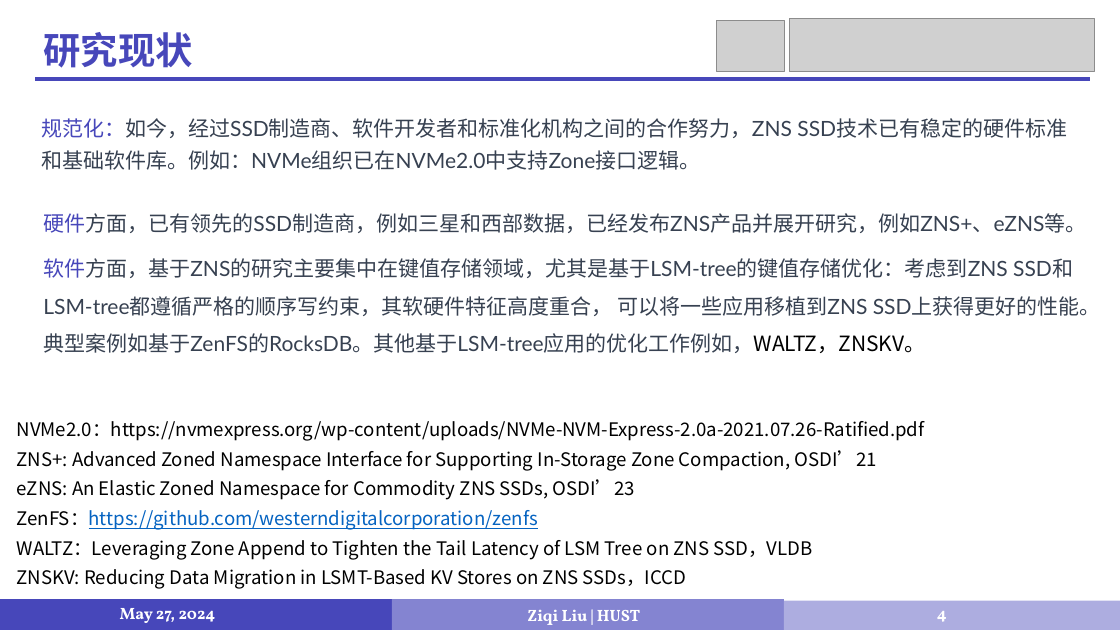
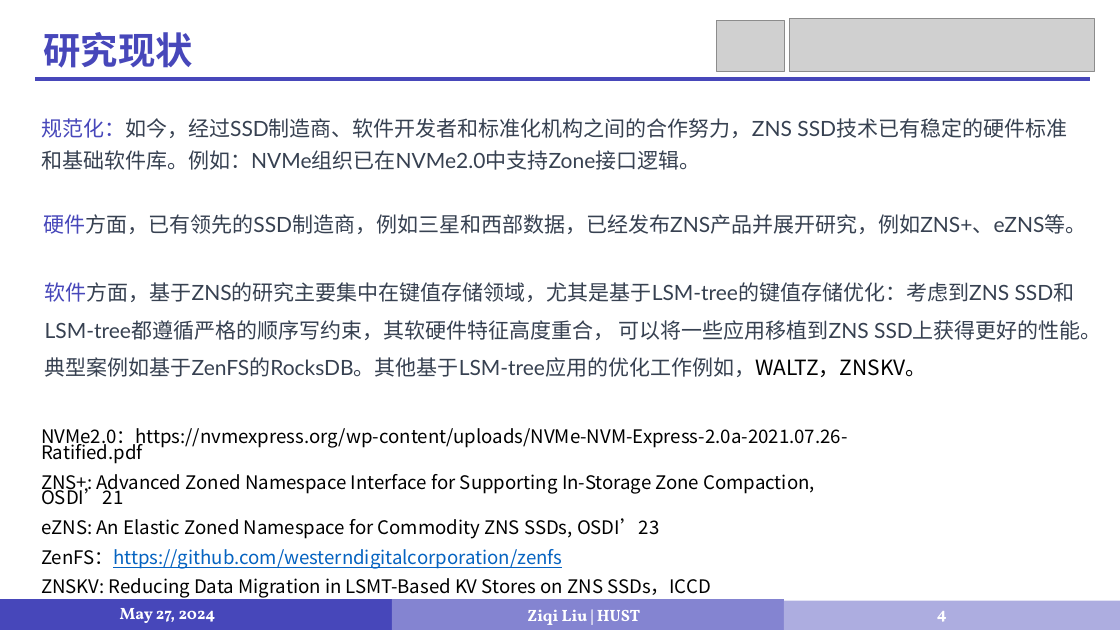
Before and after one commit to LiuziqiOvO/md, a slide deck: slide 4 of 毕设/毕设答辩.pptx. Drawn at 1120x630 pixels with LibreOffice and Linux fonts; fonts in the diff are those of the drawing; grey boxes stand for pictures. Boxes give left, top, right and bottom in pixels: in the first picture for what was removed or moved away, otherwise in the second. Text is boxed around its words. In the diff, an @@ line names an element or a change of style, - is before the commit and + after.

```diff
--- a/毕设/毕设答辩.pptx
+++ b/毕设/毕设答辩.pptx
@@ text "软件方面，基于ZNS的研究主要集中在键值存储领域，尤其是基于LSM-tree的键值存储优化：考虑到ZNS SSD和LSM ..." moved from (x1=43, y1=258, x2=1101, y2=353) to (x1=45, y1=282, x2=1102, y2=377) @@
@@ text "NVMe2.0：https://nvmexpress.org/wp-content/uploads/NVMe-NVM-E ..." moved from (x1=17, y1=421, x2=925, y2=589) to (x1=41, y1=428, x2=847, y2=598) @@
@@ text at (x1=17, y1=540, x2=813, y2=560): paragraph removed @@
-WALTZ：Leveraging Zone Append to Tighten the Tail Latency of LSM Tree on ZNS SSD，VLDB
```
Also in this commit, not shown: 4 other slides changed, 1 slide removed, 2 other files.
